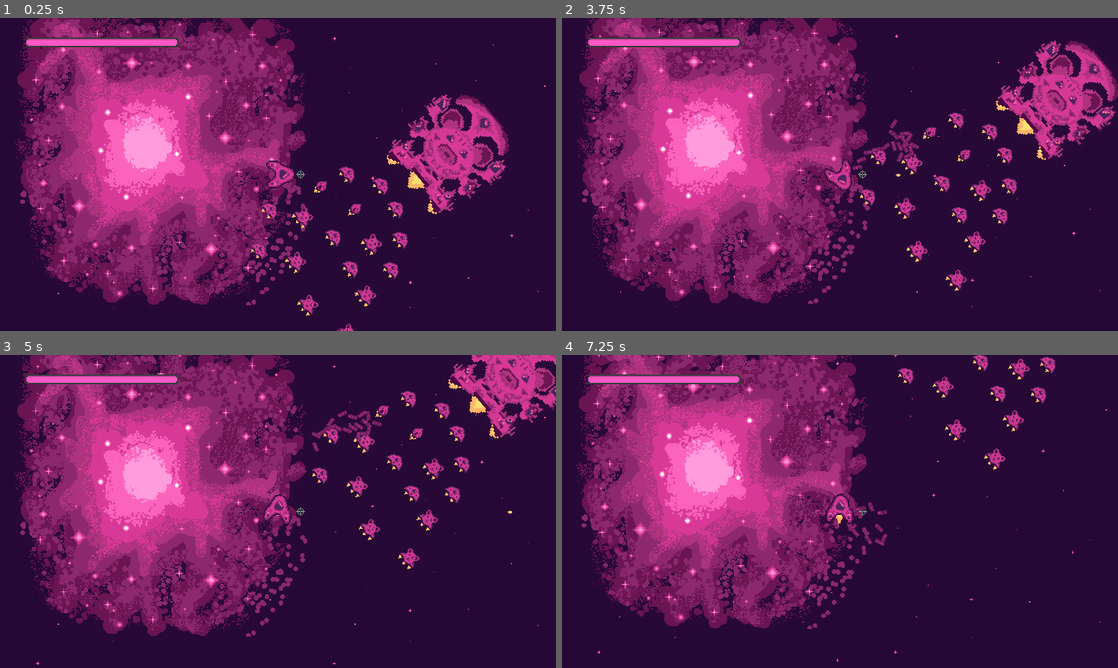
Above: before the commit, frames 1-4 (two rows, left to right).
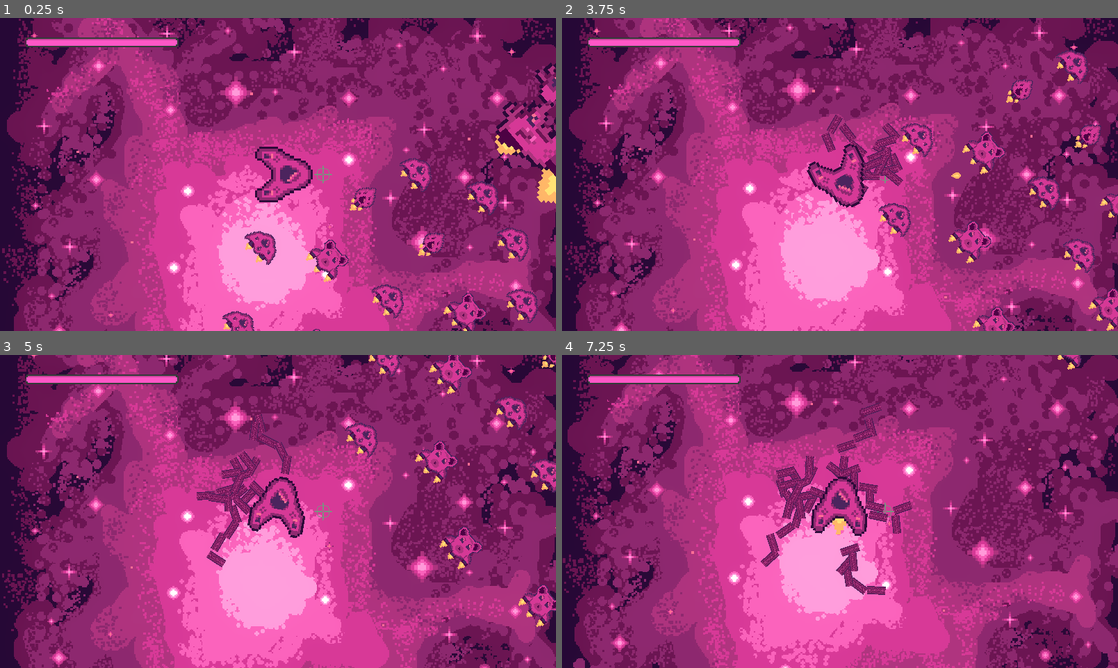
Above: after the commit, the same moments.

Repository: bear-minimum-studio/space-bear
Game: Godot game, scene res://Game.tscn
The game is run twice, just before and just after one commit, with the same random seed, the same clock (stepped at 60 frames per second) and the same inputs.
Inputs:
- Up to frame 1 (0.25 s): no input
- Up to frame 2 (3.75 s): hold Right (turn_right) 0.53-1.28 s; hold G (grappling_hook) 0.53-1.28 s; hold Left (turn_left) 1.28-2.03 s; tap Down (decelerate) at 1.35 s; tap G (grappling_hook) at 1.55, 2.3, 2.85 s; hold Right (turn_right) 2.03-2.78 s; hold Space (fire) 2.03-2.78 s; hold Up (accelerate) 2.78-3.53 s; hold Left (turn_left) from 3.53 s (still down); hold F (turret_fire) from 3.53 s (still down)
- Up to frame 3 (5 s): keep holding Left (turn_left); tap G (grappling_hook) at 3.8, 4.35 s; release F (turret_fire) at 4.28 s
- Up to frame 4 (7.25 s): hold G (grappling_hook) 5.03-5.78 s; tap Down (decelerate) at 5.1 s; release Left (turn_left) at 5.78 s; hold Right (turn_right) 5.78-6.53 s; tap Space (fire) at 5.85 s; tap G (grappling_hook) at 6.05 s; hold Up (accelerate) from 6.53 s (still down); hold G (grappling_hook) from 6.53 s (still down)

The runs differ from the first frame. In frame 1, 84% of the frame differs, in the area x 0-100%, y 0-100%; in frame 2, 84%; in frame 3, 86%; in frame 4, 87%.

Commit message:
wip

Diff:
--- a/World.tscn
+++ b/World.tscn
@@ -656,7 +656,6 @@
 position = Vector2(159, 130)
 
 [node name="Camera2D" type="Camera2D" parent="Player"]
-zoom = Vector2(0.5, 0.5)
 
 [node name="WorldEnvironment" type="WorldEnvironment" parent="."]
 environment = SubResource("Environment_uyldo")
--- a/grappling-hook/GrapplingHookThrowable.gd
+++ b/grappling-hook/GrapplingHookThrowable.gd
@@ -1,6 +1,7 @@
 
 extends Node2D
 
+const FRAGMENT_SIZE = 10
 const MAX_LENGTH = 5
 const GRAPPLING_THROWING_FORCE = 500
 const GRAPPLING_THROWING_ADJUSTMENT = GRAPPLING_THROWING_FORCE / 2
@@ -14,16 +15,15 @@
 
 @onready var first_fragment = $HookFragment
 @onready var fragments = [$HookFragment]
-var _should_keep_spawning = true
+var _should_keep_spawning = false
 
 func _on_spawn_if_out_of_this_body_exited(body):
 	# TODO attention verifier que c'est bien un enfant de notre scene
 	if !body.is_in_group("hook_fragment"):
 		return
 
-	if fragments.size() == MAX_LENGTH and _should_keep_spawning:
-		_should_keep_spawning = false
-		throwing_reference.node_b = fragments[fragments.size() - 1].get_path()
+	if fragments.size() == MAX_LENGTH and !_should_keep_spawning:
+		_stop_spawning()
 		return
 
 	if fragments.size() > MAX_LENGTH:
@@ -34,9 +34,14 @@
 
 func _spawn():
 	var new_fragment = hook_fragment.instantiate()
-	new_fragment.neighbour_fragment = fragments[fragments.size() - 1].get_path()
+	var previous_fragment = fragments[fragments.size() - 1]
+	new_fragment.neighbour_fragment = previous_fragment.get_path()
+#	new_fragment.transform.origin = previous_fragment.transform.origin
+#	new_fragment.transform.origin.x -= FRAGMENT_SIZE
 	fragments.append(new_fragment)
 	self.add_child(new_fragment)
+#	first_fragment.apply_force(GRAPPLING_THROWING_ADJUSTMENT * Vector2.RIGHT)
+
 
 func launch(thrower: CharacterBody2D, thrower_rotation: float):
 	throwing_reference.node_a = thrower.get_path()
@@ -44,7 +49,7 @@
 
 	$HookFragment.apply_impulse(GRAPPLING_THROWING_FORCE * Vector2.from_angle(thrower_rotation) + thrower.get_real_velocity())
 
-
-func _on_hook_fragment_body_entered(body):
-	print("hit")
-	_should_keep_spawning = false
+func _stop_spawning():
+	print("stop spawning")
+	_should_keep_spawning = true
+	throwing_reference.node_b = fragments[fragments.size() - 1].get_path()
--- a/grappling-hook/GrapplingHookThrowable.tscn
+++ b/grappling-hook/GrapplingHookThrowable.tscn
@@ -7,7 +7,7 @@
 radius = 1.0
 
 [sub_resource type="CircleShape2D" id="CircleShape2D_d6tqa"]
-radius = 6.0
+radius = 4.0
 
 [node name="GrapplingHookThrowable" type="RigidBody2D"]
 collision_layer = 0
@@ -33,4 +33,3 @@
 node_a = NodePath("..")
 
 [connection signal="body_exited" from="SpawnIfOutOfThis" to="." method="_on_spawn_if_out_of_this_body_exited"]
-[connection signal="body_entered" from="HookFragment" to="." method="_on_hook_fragment_body_entered"]
--- a/grappling-hook/HookFragment.tscn
+++ b/grappling-hook/HookFragment.tscn
@@ -4,7 +4,7 @@
 [ext_resource type="Texture2D" uid="uid://b2rqy741b7hag" path="res://grappling-hook/hook.png" id="1_lqnob"]
 
 [sub_resource type="CircleShape2D" id="CircleShape2D_kdg7f"]
-radius = 5.0
+radius = 4.0
 
 [node name="HookFragment" type="RigidBody2D" groups=["hook_fragment"]]
 collision_layer = 2048
